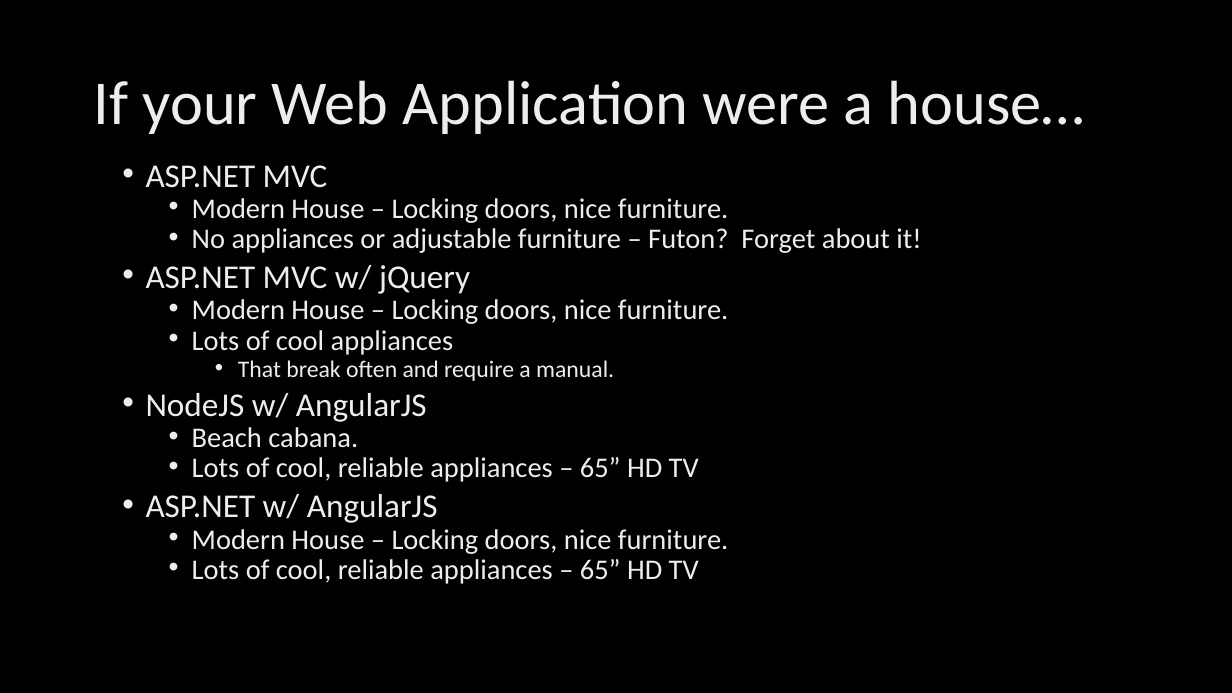
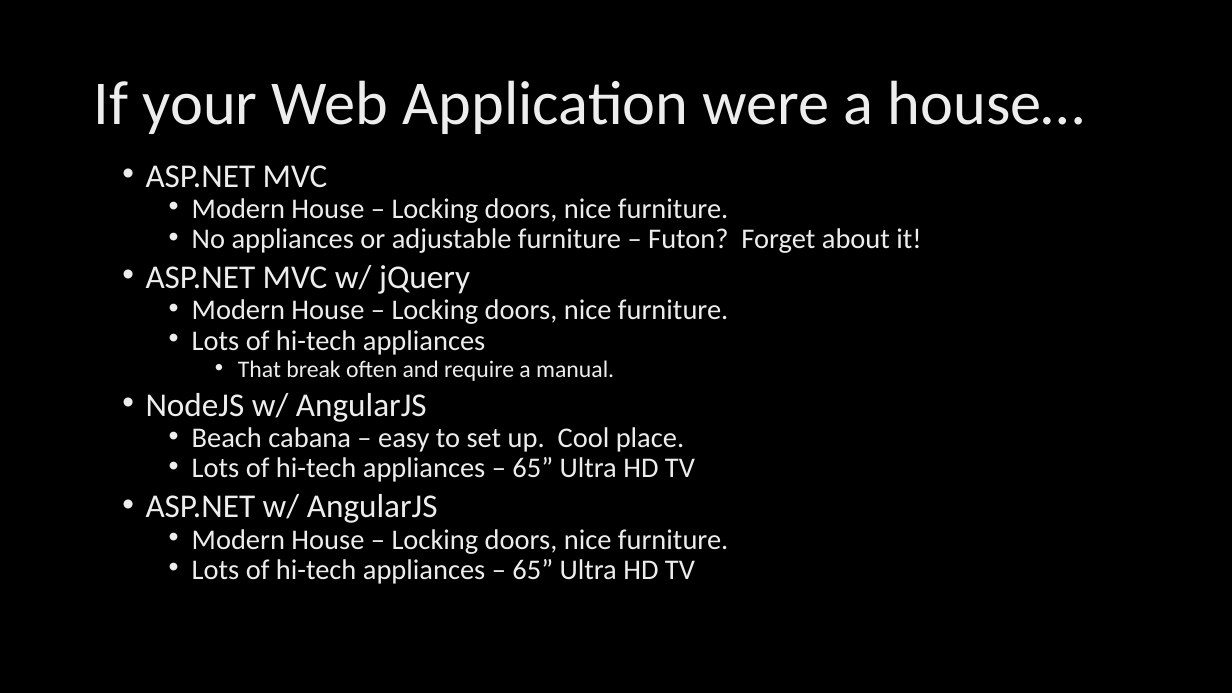
Before and after one commit to ryanlangton/angularjs-mvc, a slide deck: slide 33 of AngularJSdotNet.pptx (slide 25 before the commit). Drawn at 1232x693 pixels with LibreOffice and Linux fonts; fonts in the diff are those of the drawing; background and template pictures are left out. Boxes give left, top, right and bottom in pixels: in the first picture for what was removed or moved away, otherwise in the second. Text is boxed around its words. In the diff, an @@ line names an element or a change of style, - is before the commit and + after.

```diff
--- a/AngularJSdotNet.pptx
+++ b/AngularJSdotNet.pptx
@@ text at [192,330,486,355]: text changed @@
-  • Lots of cool appliances
+  • Lots of hi-tech appliances
@@ text at [192,427,695,482]: text changed @@
-  • Beach cabana.
-  • Lots of cool, reliable appliances – 65” HD TV
+  • Beach cabana – easy to set up. Cool place.
+  • Lots of hi-tech appliances – 65” Ultra HD TV
@@ text at [192,559,695,584]: text changed @@
-  • Lots of cool, reliable appliances – 65” HD TV
+  • Lots of hi-tech appliances – 65” Ultra HD TV
```
Also in this commit, not shown: 17 other slides changed, 14 slides added, 6 slides removed, 35 other files.
